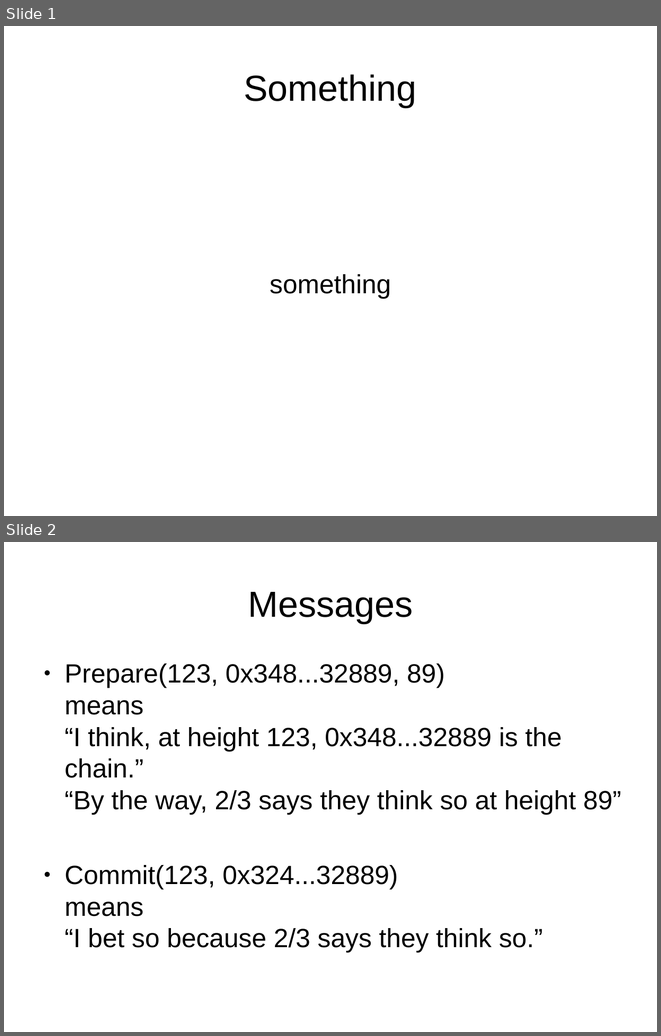
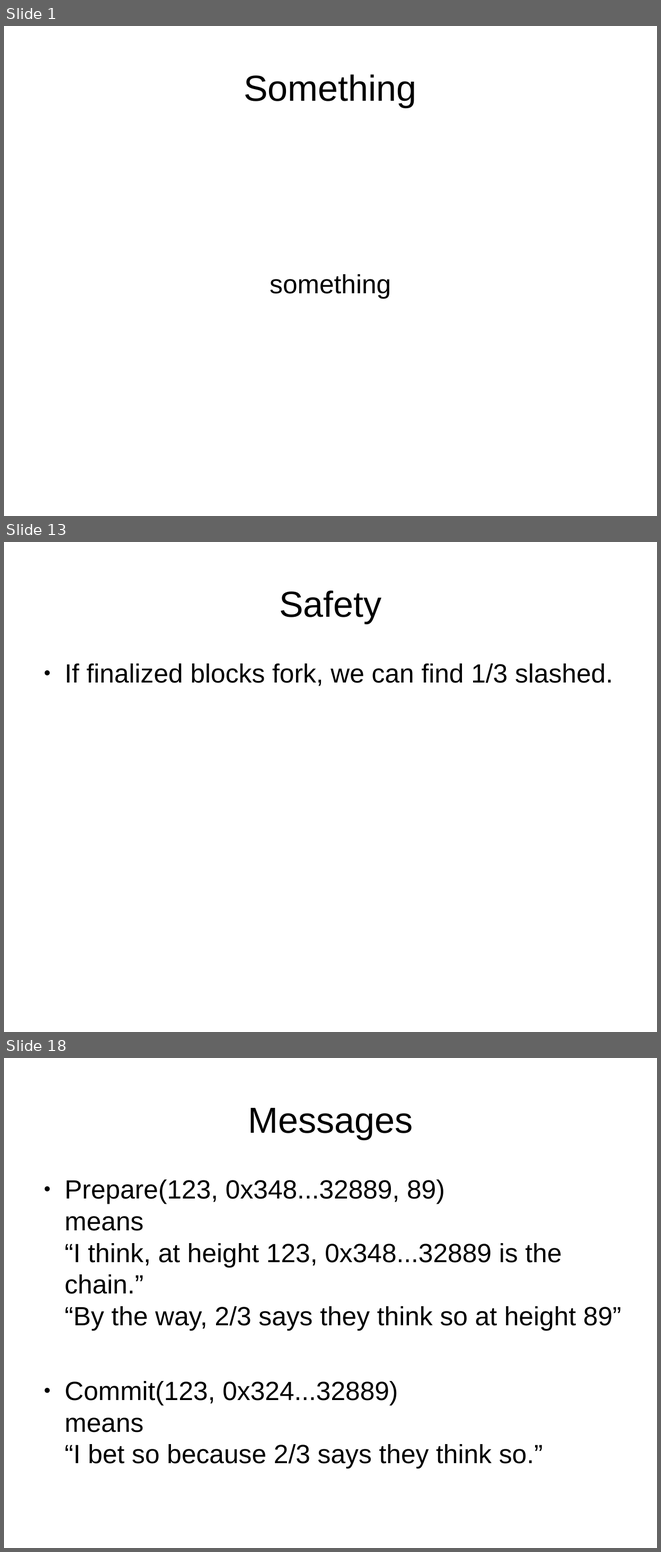
Before and after one commit to palmskog/pos, a slide deck: slide.odp. Shown one above the other, each under a label of ours: slides 1 and 2 before the commit, slides 1, 13 and 18 after it; the slides between them are not shown. The pictures are 661x1036 and 661x1552 pixels, drawn with LibreOffice and Linux fonts; fonts in the diff are those of the drawing. Boxes give left, top, right and bottom in pixels: in the first picture for what was removed or moved away, otherwise in the second. Text is boxed around its words. In the diff, an @@ line names an element or a change of style, - is before the commit and + after.

```diff
--- a/slide.odp
+++ b/slide.odp
@@ slide 13 added at [4, 542, 657, 1032], background #FFFFFF @@
@@ title added at [279, 590, 381, 623], 44 pt, text #000000 @@
+Safety
@@ text added at [64, 663, 613, 686], 32 pt, text #000000 @@
+● If finalized blocks fork, we can find 1/3 slashed.
@@ what was slide 2 is now slide 18 @@
```
Also in this commit, not shown: 1 slide changed, 14 other slides added.
